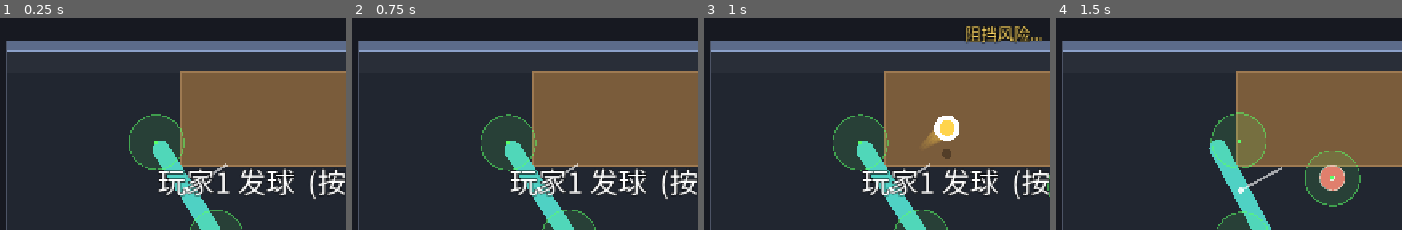
Above: before the commit, frames 1-4 (left to right).
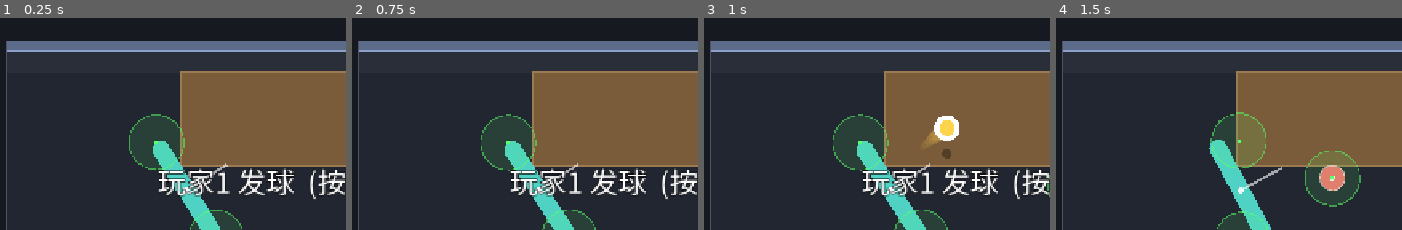
Above: after the commit, the same moments.

Repository: shuperidou/BMA-Arena
Game: Godot game, scene res://scenes/Main.tscn
Two runs of this game, one before a commit and one after it. Both use one fixed random seed, a clock stepped at 60 frames per second and the inputs below.
Inputs (mouse positions are % of the whole screen's width and height, from its top left):
- Up to frame 1 (0.25 s): no input
- Up to frame 2 (0.75 s): tap Enter at 0.5 s; move the mouse to (82, 46) at 0.52 s; hold D from 0.53 s (still down); tap 7 at 0.6 s; click (82, 46) at 0.67 s
- Up to frame 3 (1 s): keep holding D; tap Space at 0.77 s
- Up to frame 4 (1.5 s): release D at 1.25 s; drag from (34, 57) to (51, 72) at 1.27 s
The pictures show only the part of the screen within x 13-63%, y 9-59%; the shares and areas given below are measured in that part.

Frames 1-2 are identical in both runs. In frame 3, 1.0% of the frame differs, in the area x 75-98%, y 3-13%; in frame 4, nothing differs.

Commit message:
ui: 救球 HUD prompt next to 阻挡 (F1 toggle key 7); ball center turns green on defensive save

Diff:
--- a/scripts/autoload/game_config.gd
+++ b/scripts/autoload/game_config.gd
@@ -123,8 +123,8 @@
 
 ## 防守姿态：鼠标向下猛拉(垂直分量 > 阈值) -> vy 很大但水平初速常常不够。
 ## 此时按 probability "救球"：成功则完全瞄准墙镜像落桌, 失败则用原始方向(大概率丢分)。
-var defense_perp_threshold: float = 400.0   ## 触发防守的垂直分量阈值 (px/s)
-var defense_save_chance: float = 0.6        ## 防守救球成功概率 0~1
+var defense_perp_threshold: float = 100.0   ## 触发防守的垂直分量阈值 (px/s)
+var defense_save_chance: float = 1.0        ## 防守救球成功概率 0~1
 var defense_vz_mult: float = 1.0            ## 防守时 vy 的额外倍数
 
 # ============================================================
@@ -175,6 +175,7 @@
 var debug_show_ball: bool = true     ## 4: 球状态
 var debug_show_shapes: bool = true   ## 5: 碰撞体 / 速度
 var debug_show_zones: bool = true    ## 6: 场地 / 桌 / 墙
+var debug_show_block_hud: bool = true ## 7: 屏幕上方 阻挡/救球 文字提示
 
 # ============================================================
 #  K. 输入 (physical keycodes)
--- a/scripts/ball/ball.gd
+++ b/scripts/ball/ball.gd
@@ -41,6 +41,7 @@
 # 击球反馈
 var hit_flash: float = 0.0        ## 1->0 的击球闪一下
 var last_strength: float = 0.0    ## 上次击球力度 (0..1)
+var last_was_save: bool = false   ## 上次击球是否是"防守救球"
 var last_hit_info: Dictionary = {} ## 上次击球调试信息
 var _trail: Array[Vector2] = []   ## 拖尾 (存视觉位置，含高度偏移)
 var _last_surface: int = 0        ## 最近一次弹跳的面 (0=无 1=桌 2=墙) —— 同面连弹即结算
@@ -71,6 +72,7 @@
 func register_hit(info: Dictionary) -> void:
 	last_hit_info = info
 	last_strength = clampf(info.get("strength", 0.0), 0.0, 1.0)
+	last_was_save = bool(info.get("defense_saved", false))
 	hit_flash = 1.0
 
 ## 弹道发射：让球第一次落桌点尽量落在 target (xy)。高度从桌面起。
@@ -271,8 +273,11 @@
 	draw_circle(p, r, Color(1, 1, 1))
 	var inner := Color(1.0, 0.83, 0.3)
 	if hit_flash > 0.05:
-		# 力度反馈：弱=蓝，强=橙红
-		inner = Color(0.45, 0.7, 1.0).lerp(Color(1.0, 0.35, 0.15), last_strength)
+		if last_was_save:
+			inner = Color(0.35, 1.0, 0.45)   # 防守救球 -> 绿色球心
+		else:
+			# 力度反馈：弱=蓝，强=橙红
+			inner = Color(0.45, 0.7, 1.0).lerp(Color(1.0, 0.35, 0.15), last_strength)
 	draw_circle(p, r * 0.6, inner)
 	# 击球闪环
 	if hit_flash > 0.01:
--- a/scripts/core/main.gd
+++ b/scripts/core/main.gd
@@ -85,6 +85,9 @@
 		KEY_6:
 			if debug_layer.enabled:
 				_toggle_flag("debug_show_zones")
+		KEY_7:
+			if debug_layer.enabled:
+				_toggle_flag("debug_show_block_hud")
 		KEY_R:
 			match_ref.restart()
 		KEY_1:
--- a/scripts/ui/hud.gd
+++ b/scripts/ui/hud.gd
@@ -10,7 +10,9 @@
 var _controls_label: Label
 var _message_label: Label
 var _block_label: Label
+var _save_label: Label
 var _debug_menu_label: Label
+var _debug_menu_visible: bool = false
 var _msg_timer: float = 0.0
 
 func _ready() -> void:
@@ -23,6 +25,12 @@
 	_block_label = _make_label(Vector2(0, 78), 26, Color(1, 0.9, 0.4))
 	_block_label.size = Vector2(1280, 40)
 	_block_label.horizontal_alignment = HORIZONTAL_ALIGNMENT_CENTER
+	_block_label.visible = false
+
+	_save_label = _make_label(Vector2(0, 118), 26, Color(0.4, 1.0, 0.5))
+	_save_label.size = Vector2(1280, 40)
+	_save_label.horizontal_alignment = HORIZONTAL_ALIGNMENT_CENTER
+	_save_label.visible = false
 
 	_message_label = _make_label(Vector2(0, 300), 46, Color(1, 1, 1))
 	_message_label.size = Vector2(1280, 80)
@@ -45,6 +53,7 @@
 	update_debug_menu()
 
 func set_debug_menu(is_visible: bool) -> void:
+	_debug_menu_visible = is_visible
 	_debug_menu_label.visible = is_visible
 	update_debug_menu()
 
@@ -58,7 +67,8 @@
 		+ " 3  鼠标/击球: %s\n" % _mark(GameConfig.debug_show_aim) \
 		+ " 4  球状态: %s\n" % _mark(GameConfig.debug_show_ball) \
 		+ " 5  碰撞体/速度: %s\n" % _mark(GameConfig.debug_show_shapes) \
-		+ " 6  场地/桌/墙: %s" % _mark(GameConfig.debug_show_zones)
+		+ " 6  场地/桌/墙: %s\n" % _mark(GameConfig.debug_show_zones) \
+		+ " 7  阻挡/救球提示: %s" % _mark(GameConfig.debug_show_block_hud)
 
 func _mark(b: bool) -> String:
 	return "开" if b else "关"
@@ -80,6 +90,18 @@
 		if _msg_timer <= 0.0:
 			_message_label.visible = false
 	_update_block_label()
+	_update_hud_prompts()
+
+func _update_hud_prompts() -> void:
+	# 阻挡 / 救球 文字提示：只在 F1 打开且该分类开启时显示
+	var show: bool = _debug_menu_visible and GameConfig.debug_show_block_hud
+	_block_label.visible = show and _block_label.text != ""
+	var saving: bool = false
+	if match_ref != null and match_ref.ball != null:
+		var b: Ball = match_ref.ball
+		saving = b.hit_flash > 0.2 and bool(b.last_hit_info.get("defense_saved", false))
+	_save_label.text = "救球！" if saving else ""
+	_save_label.visible = show and saving
 
 func _update_block_label() -> void:
 	if match_ref == null or match_ref.block_system == null:
